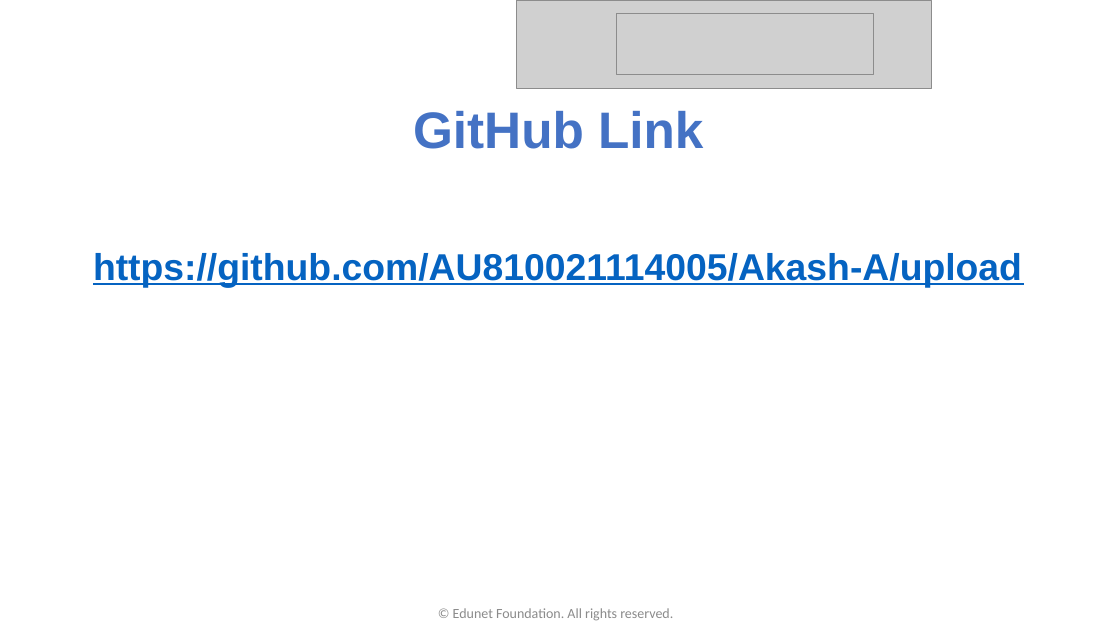
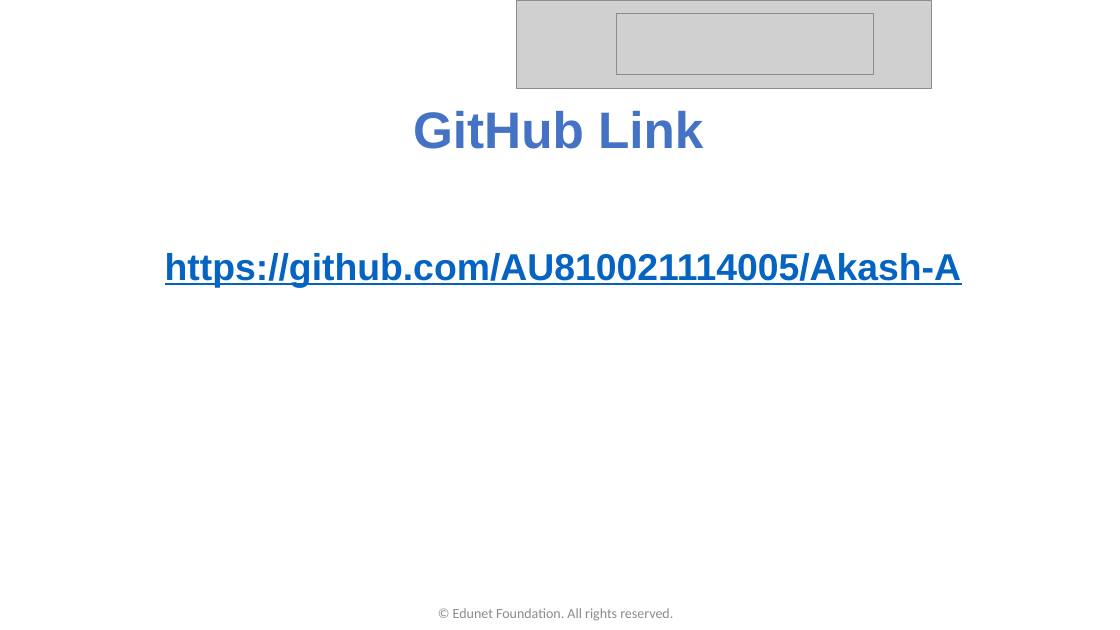
Before and after one commit to AU810021114005/Akash-A, a slide deck: slide 6 of DOC-Agricultrual_Raw_Material_Analysis-ppt_810021114005[1].pptx. Drawn at 1120x630 pixels with LibreOffice and Linux fonts; fonts in the diff are those of the drawing; grey boxes stand for pictures; background and template pictures are left out. Boxes give left, top, right and bottom in pixels: in the first picture for what was removed or moved away, otherwise in the second. Text is boxed around its words. In the diff, an @@ line names an element or a change of style, - is before the commit and + after.

```diff
--- a/DOC-Agricultrual_Raw_Material_Analysis-ppt_810021114005[1].pptx
+++ b/DOC-Agricultrual_Raw_Material_Analysis-ppt_810021114005[1].pptx
@@ subtitle at (165, 253, 961, 287): text changed @@
-https://github.com/AU810021114005/Akash-A/upload
+https://github.com/AU810021114005/Akash-A
```
Also in this commit, not shown: 2 other files.
